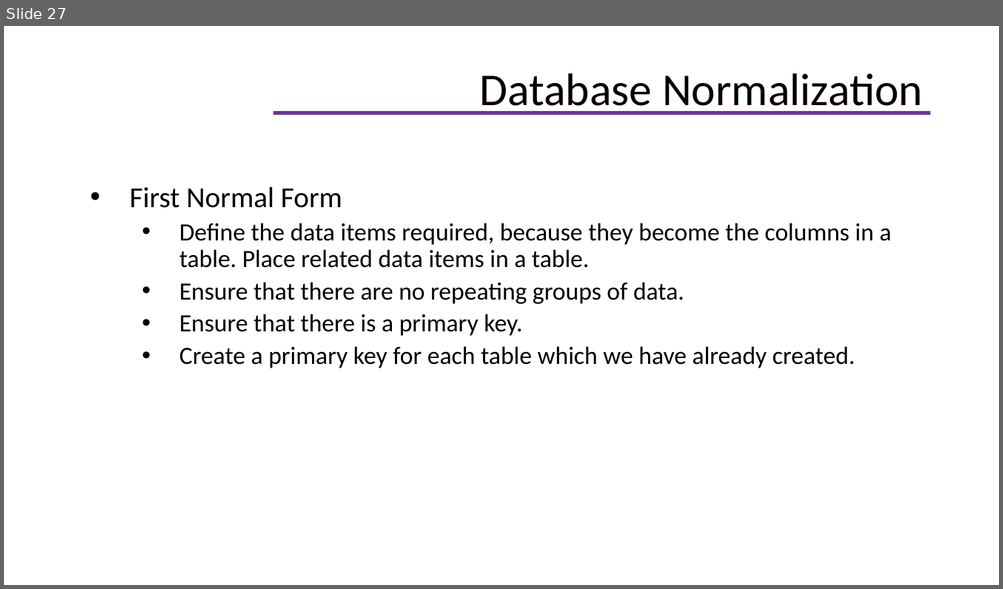
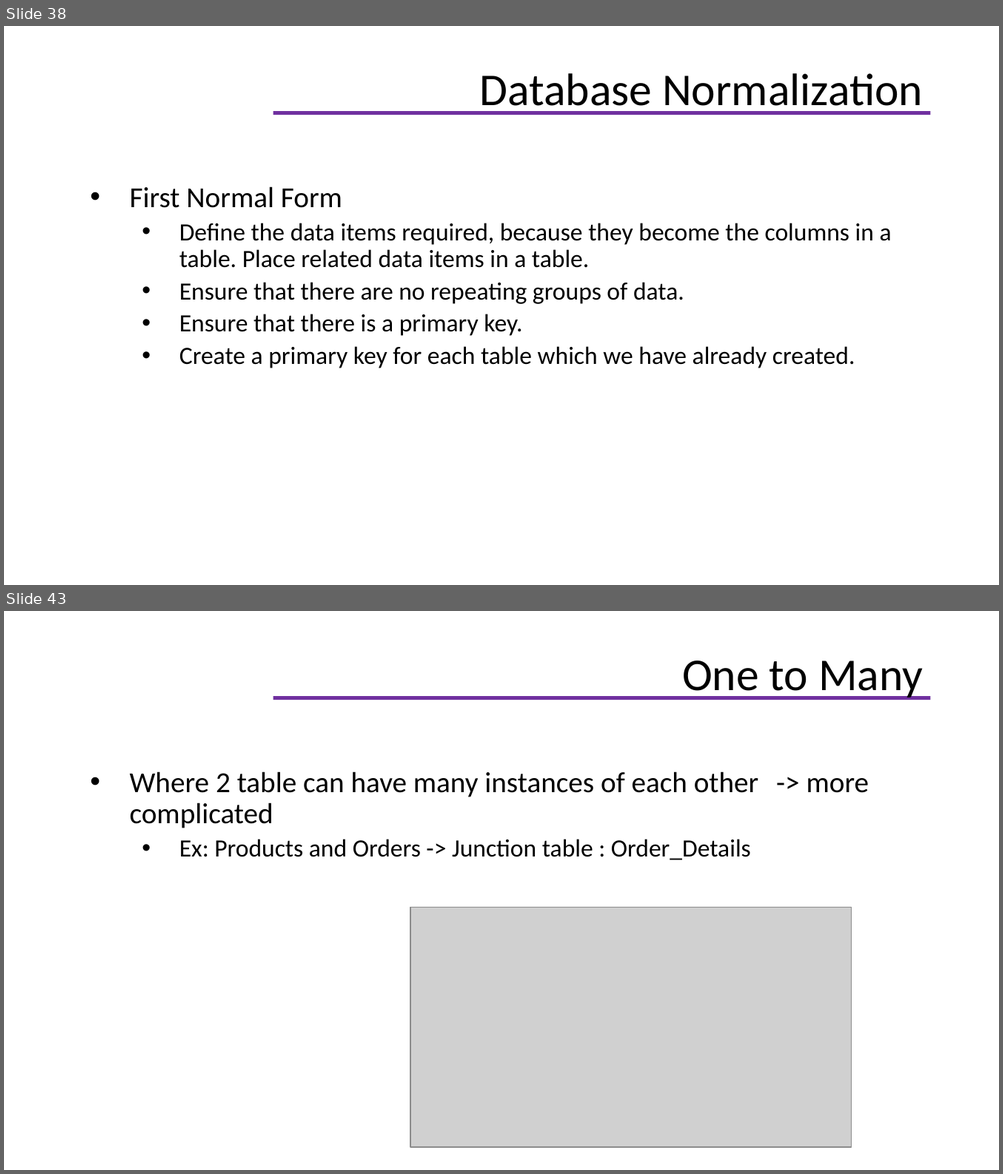
Before and after one commit to helenhash/database-training, a slide deck: database.pptx. Shown one above the other, each under a label of ours: slide 27 before the commit, slides 38 and 43 after it; the slides between them are not shown. The pictures are 1003x589 and 1003x1174 pixels, drawn with LibreOffice and Linux fonts; fonts in the diff are those of the drawing; grey boxes stand for pictures; background and template pictures are left out. Boxes give left, top, right and bottom in pixels: in the first picture for what was removed or moved away, otherwise in the second. Text is boxed around its words. In the diff, an @@ line names an element or a change of style, - is before the commit and + after.

```diff
--- a/database.pptx
+++ b/database.pptx
@@ slide 43 added at (x1=4, y1=611, x2=999, y2=1170), background #FFFFFF; not listed: 1 template element that a slide beside it also shows @@
@@ title added at (x1=682, y1=661, x2=922, y2=700), 33 pt, text #000000 @@
+One to Many
@@ text added at (x1=130, y1=772, x2=869, y2=860), 21 pt, text #000000 @@
+• Where 2 table can have many instances of each other -> more complicated
+  • Ex: Products and Orders -> Junction table : Order_Details
@@ picture added at (x1=410, y1=908, x2=851, y2=1148) @@
@@ what was slide 27 is now slide 38 @@
```
Also in this commit, not shown: 7 slides changed, 11 other slides added, 9 other files.
